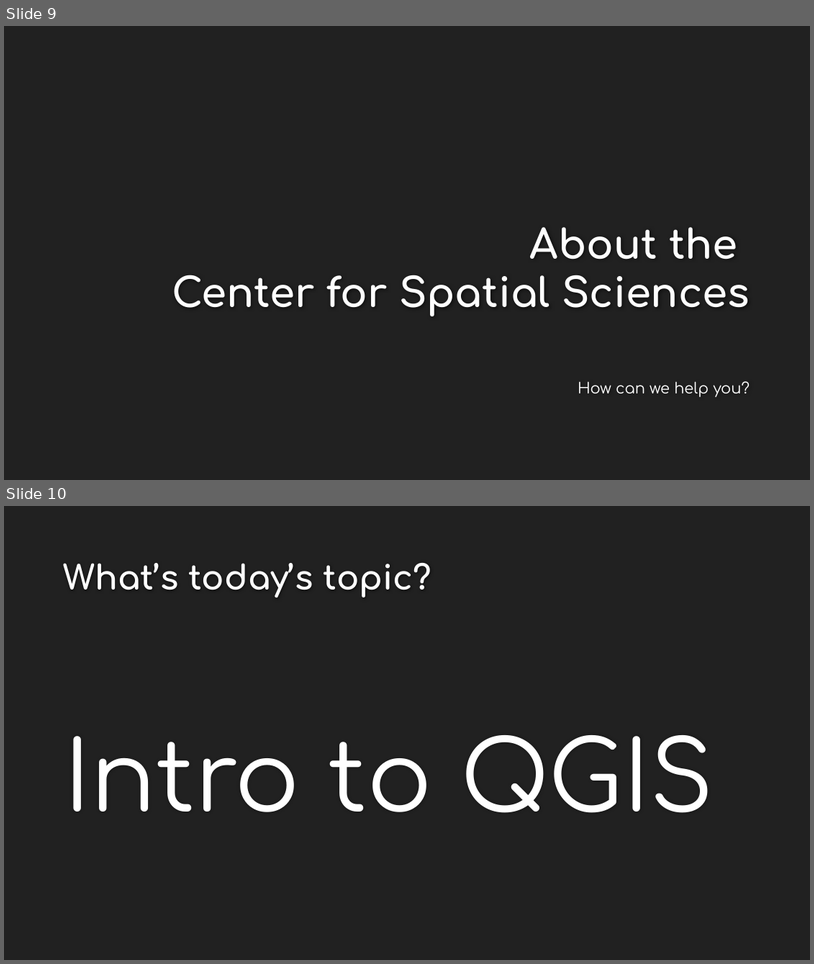
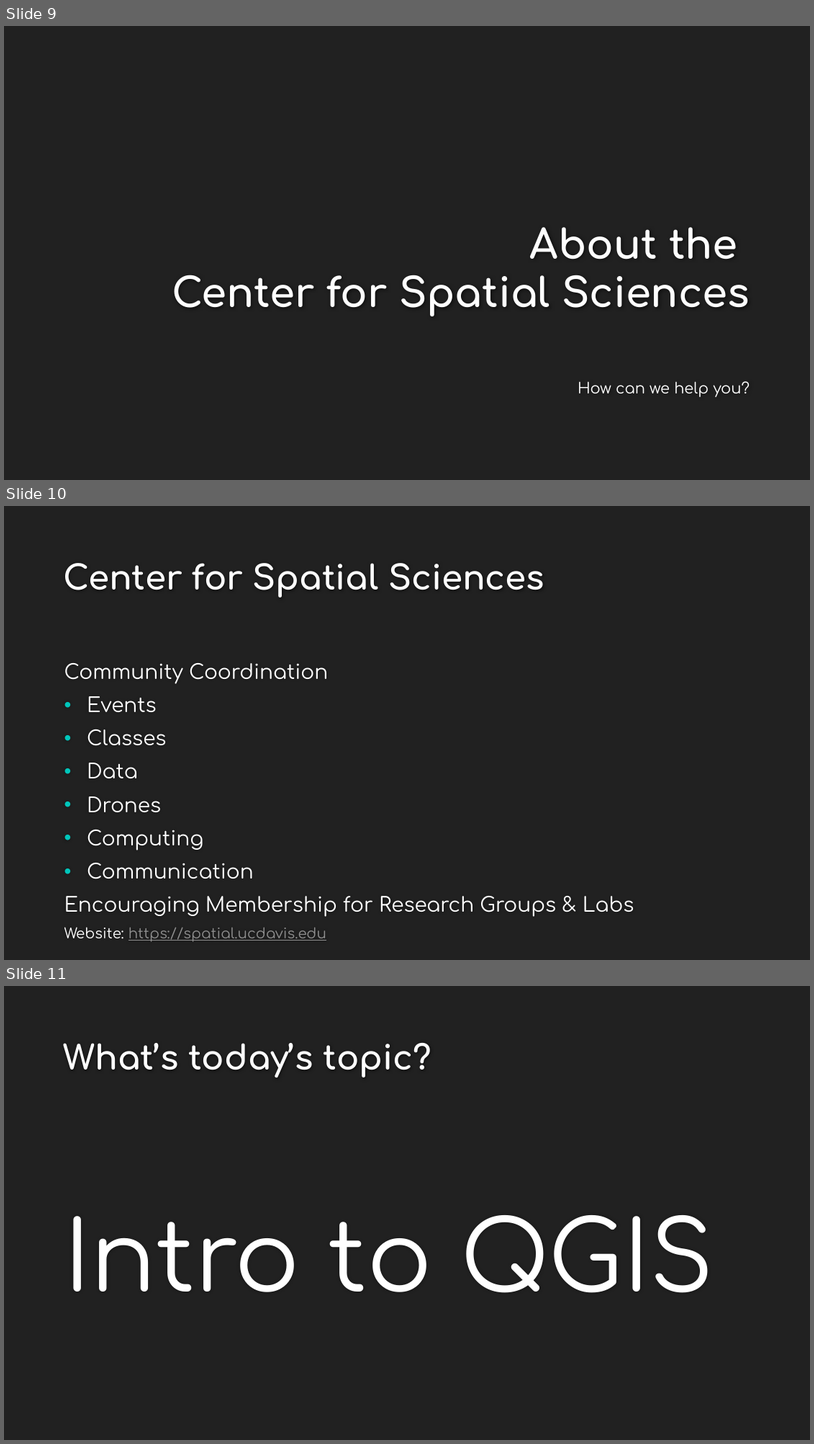
Before and after one commit to maptimedavis/MaptimeDavis, a slide deck: IntroToQGIS/maptimeDavis_F2017_Week1.pptx. Shown one above the other, each under a label of ours: slides 9 and 10 before the commit, slides 9, 10 and 11 after it. The pictures are 814x964 and 814x1444 pixels, drawn with LibreOffice and Linux fonts; fonts in the diff are those of the drawing; background and template pictures are left out. Boxes give left, top, right and bottom in pixels: in the first picture for what was removed or moved away, otherwise in the second. Text is boxed around its words. In the diff, an @@ line names an element or a change of style, - is before the commit and + after.

Commit message:
more updates

```diff
--- a/IntroToQGIS/maptimeDavis_F2017_Week1.pptx
+++ b/IntroToQGIS/maptimeDavis_F2017_Week1.pptx
@@ slide 10 added at (4,506,810,960), background #212121 @@
@@ title added at (64,563,545,597), 40 pt, text #FEFEFE, bold @@
+Center for Spatial Sciences
@@ text added at (64,663,635,942), 24 pt, text #FFFFFF @@
+Community Coordination
+• Events
+• Classes
+• Data
+• Drones
+• Computing
+• Communication
+Encouraging Membership for Research Groups & Labs
+Website: https://spatial.ucdavis.edu
@@ what was slide 10 is now slide 11 @@
```
